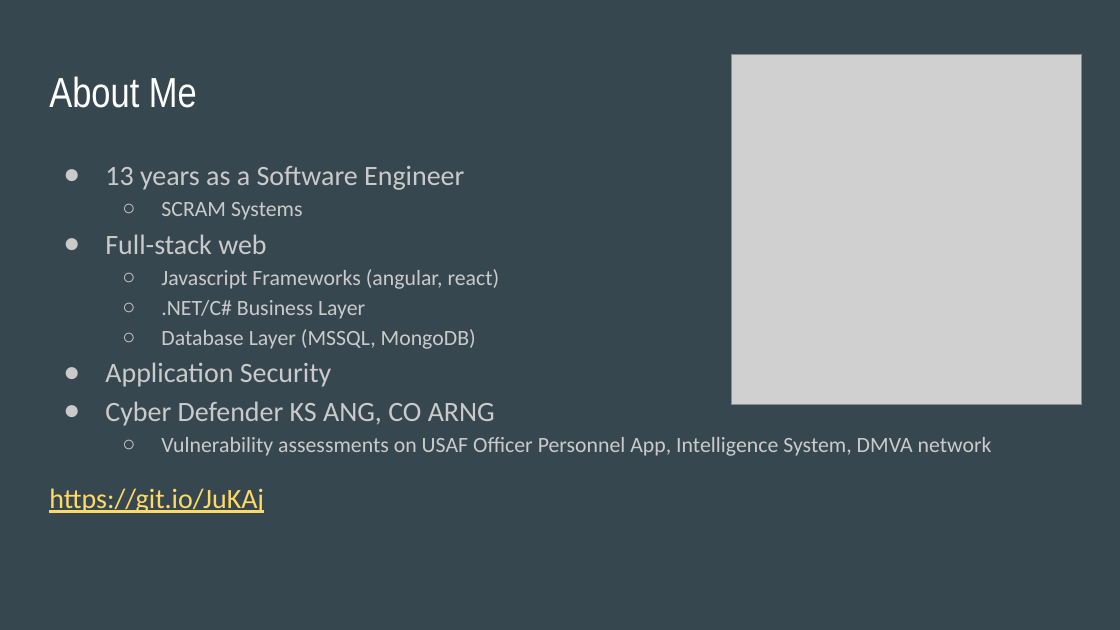
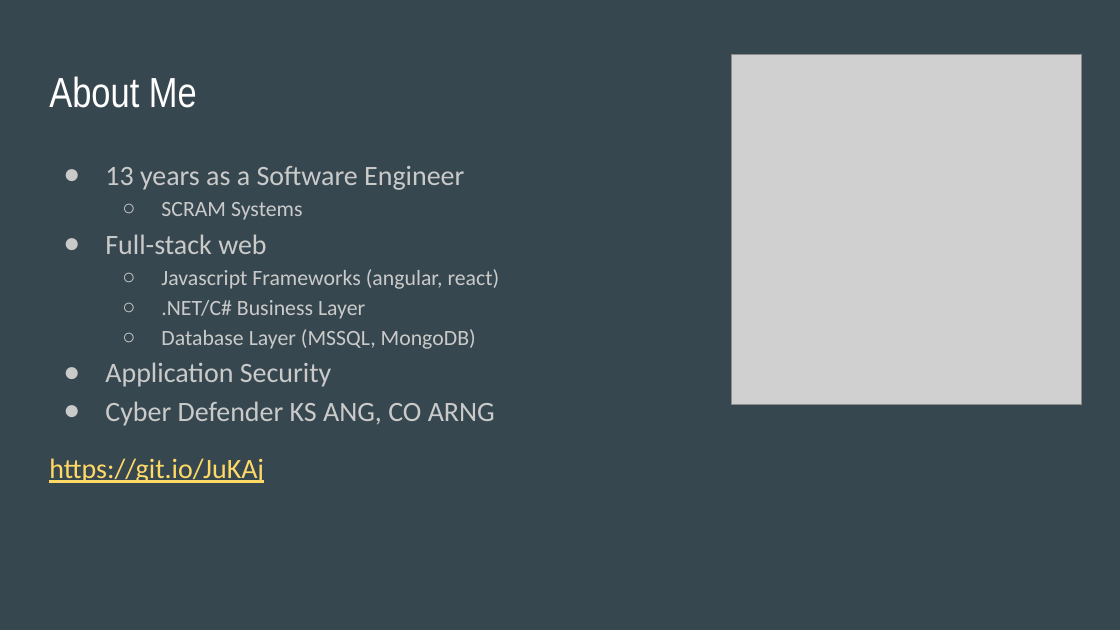
Before and after one commit to thekaibosh/broken_webapp, a slide deck: slide 3 of uploads/slides.pptx. Drawn at 1120x630 pixels with LibreOffice and Linux fonts; fonts in the diff are those of the drawing; grey boxes stand for pictures. Boxes give left, top, right and bottom in pixels: in the first picture for what was removed or moved away, otherwise in the second. Text is boxed around its words. In the diff, an @@ line names an element or a change of style, - is before the commit and + after.

Commit message:
updating slides

```diff
--- a/uploads/slides.pptx
+++ b/uploads/slides.pptx
@@ text at <box>161,437,992,456</box>: paragraph removed @@
-  ○ Vulnerability assessments on USAF Officer Personnel App, Intelligence System, DMVA network
```
